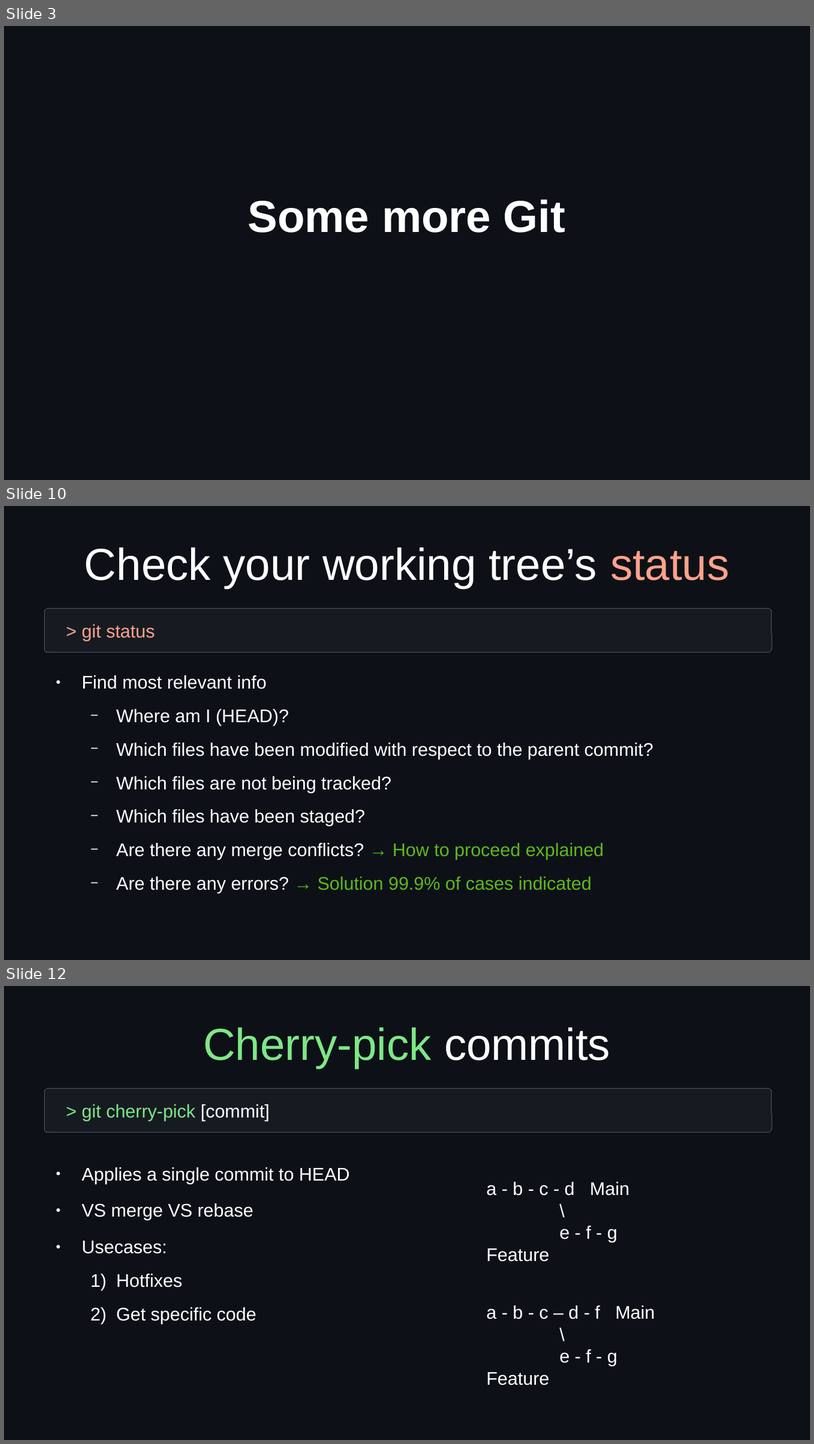
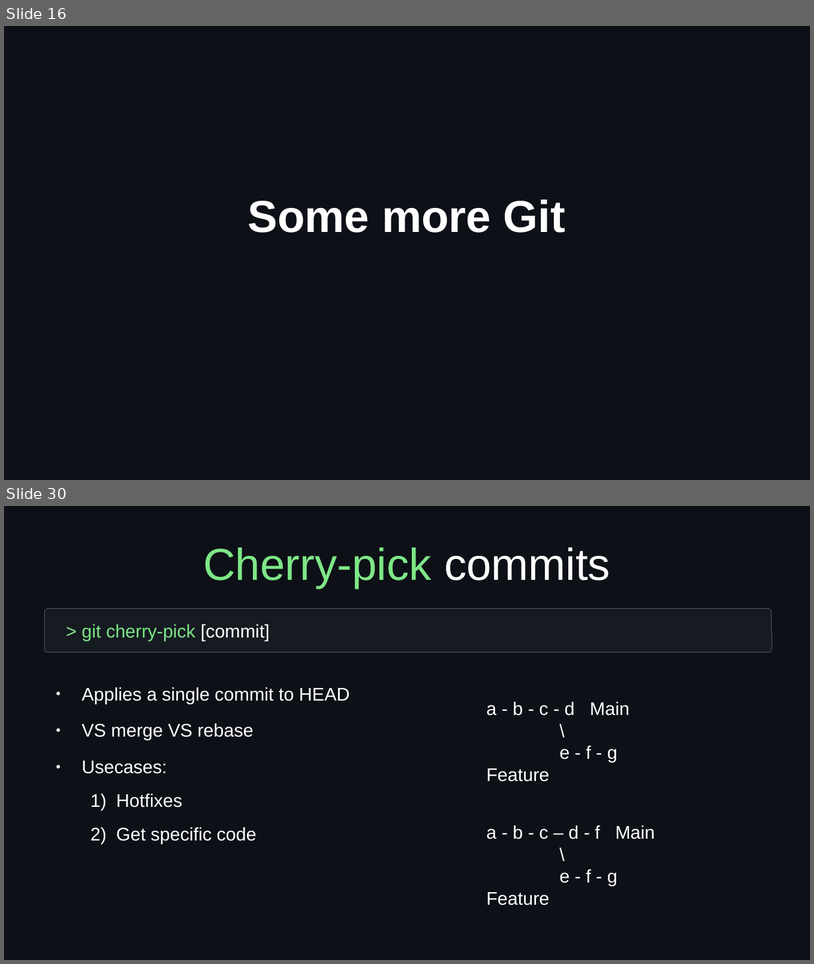
Before and after one commit to idf-io/Git-Github_Workshop, a slide deck: docs/presentation_day2_git-and-github.odp. Shown one above the other, each under a label of ours: slides 3, 10 and 12 before the commit, slides 16 and 30 after it; the slides between them are not shown. The pictures are 814x1444 and 814x964 pixels, drawn with LibreOffice and Linux fonts; fonts in the diff are those of the drawing. Boxes give left, top, right and bottom in pixels: in the first picture for what was removed or moved away, otherwise in the second. Text is boxed around its words. In the diff, an @@ line names an element or a change of style, - is before the commit and + after.

```diff
--- a/docs/presentation_day2_git-and-github.odp
+++ b/docs/presentation_day2_git-and-github.odp
@@ slide 10 removed at <box>4,506,810,960</box>, background #0D1117 @@
@@ title removed at <box>84,547,730,588</box> @@
-Check your working tree’s status
@@ rounded rectangle removed at <box>44,609,773,652</box> @@
@@ text removed at <box>82,624,155,641</box> @@
-> git status
@@ text removed at <box>82,675,654,893</box> @@
-● Find most relevant info
-  − Where am I (HEAD)?
-  − Which files have been modified with respect to the parent commit?
-  − Which files are not being tracked?
-  − Which files have been staged?
-  − Are there any merge conflicts? → How to proceed explained
-  − Are there any errors? → Solution 99.9% of cases indicated
@@ what was slide 3 is now slide 16 @@
@@ what was slide 12 is now slide 30 @@
```
Also in this commit, not shown: 7 slides changed, 19 slides added, 8 other slides removed.
